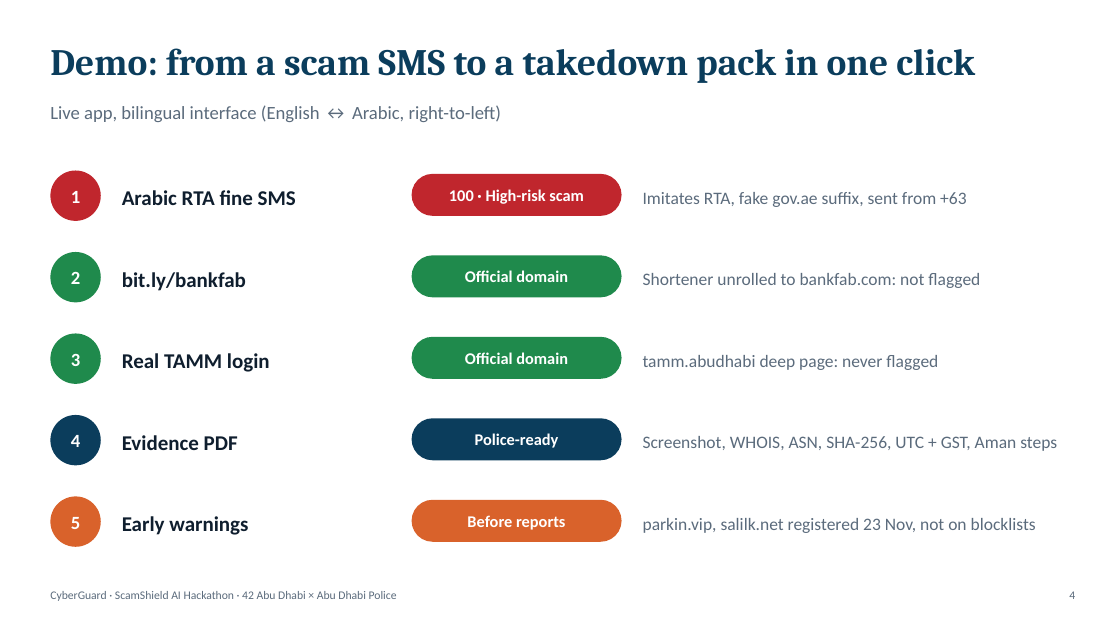
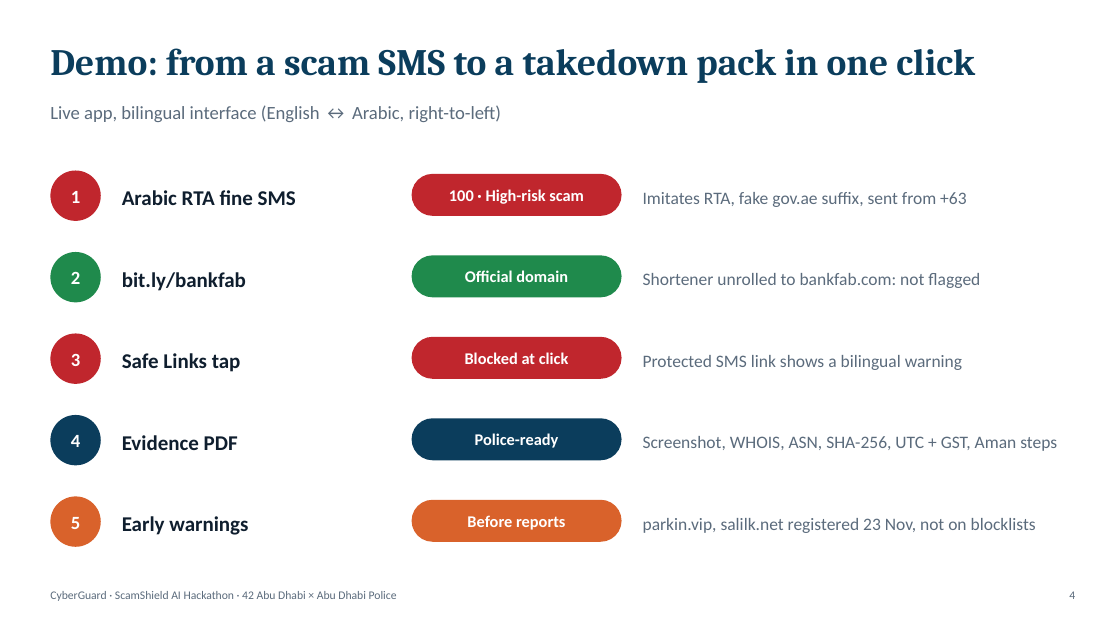
Before and after one commit to Saif-Alazazi/CyberGuard, a slide deck: slide 4 of docs/CyberGuard_Presentation.pptx. Drawn at 1120x630 pixels with LibreOffice and Linux fonts; fonts in the diff are those of the drawing. Boxes give left, top, right and bottom in pixels: in the first picture for what was removed or moved away, otherwise in the second. Text is boxed around its words. In the diff, an @@ line names an element or a change of style, - is before the commit and + after.

```diff
--- a/docs/CyberGuard_Presentation.pptx
+++ b/docs/CyberGuard_Presentation.pptx
@@ ellipse "3" at [50,334,101,384]: fill #1F8A4C to #C0262D @@
@@ text at [122,353,241,372]: text changed @@
-Real TAMM login
+Safe Links tap
@@ rounded rectangle "Blocked at click" at [412,337,622,379]: fill #1F8A4C to #C0262D @@
@@ text in rounded rectangle at [465,352,569,364]: text changed @@
-Official domain
+Blocked at click
@@ text at [643,355,962,370]: text changed @@
-tamm.abudhabi deep page: never flagged
+Protected SMS link shows a bilingual warning
```
Also in this commit, not shown: 5 other slides changed, 39 other files.
